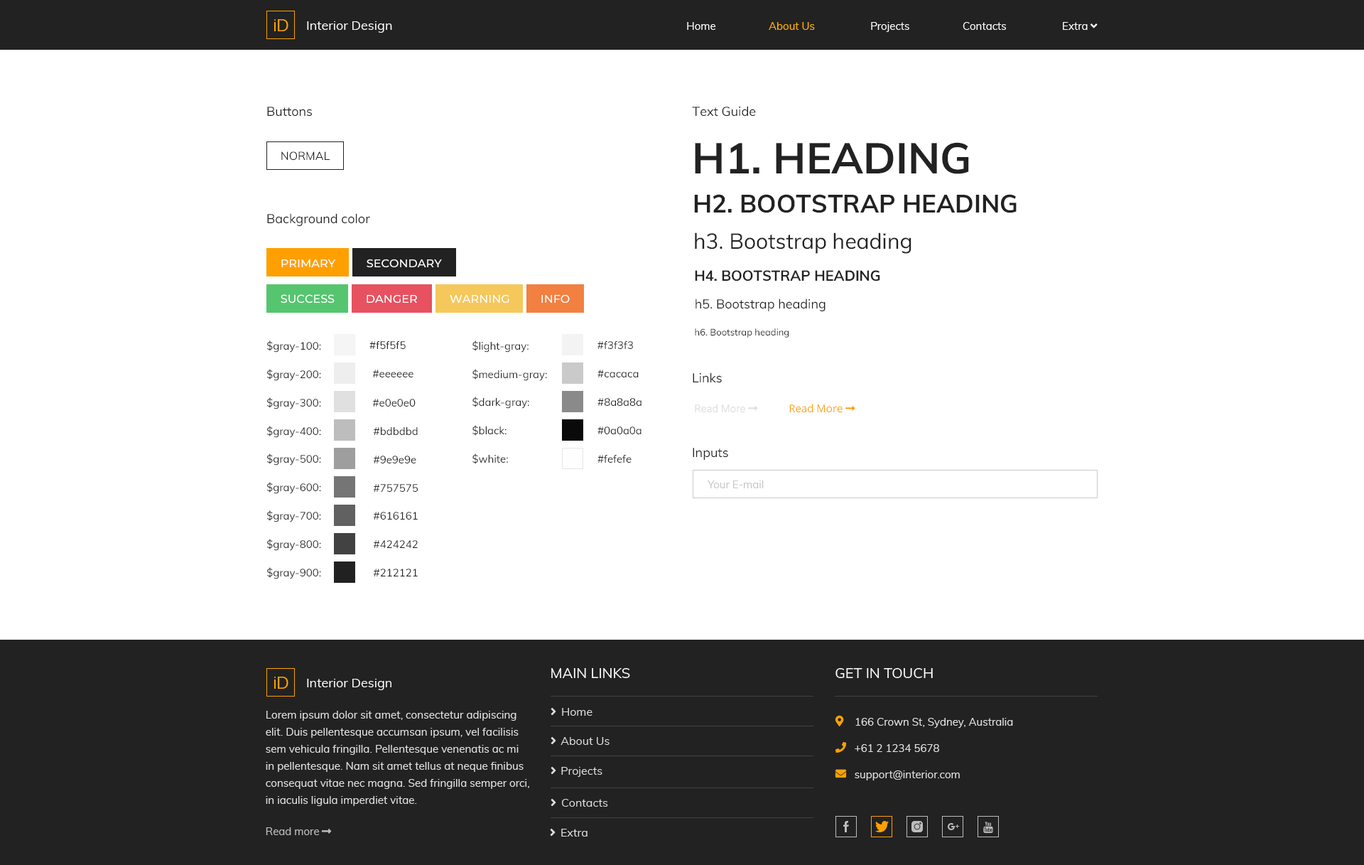
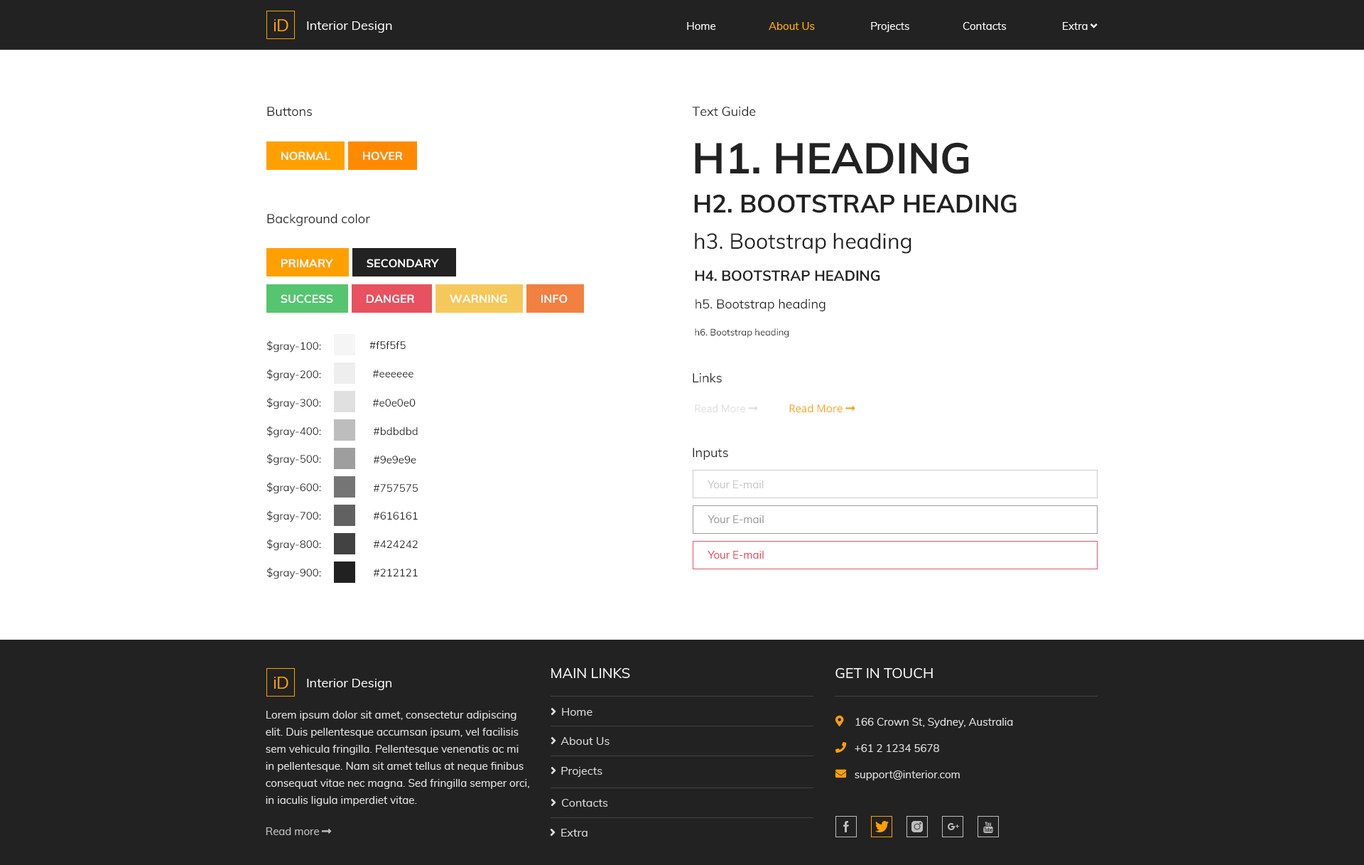
Layers edited between the first and the second 1364x865 image:
added group "normal btn copy" with 2 layers in group "Buttons" over [348, 141, 418, 170]
added layer "Hover" in group "normal btn copy" over [363, 151, 403, 161]
added layer "bg" (1st of 8, in "Buttons" › "normal btn copy") in group "normal btn copy" over [348, 141, 418, 170]
painted on "Normal" over [281, 151, 331, 161]
painted on "bg" (2nd of 8, in "Buttons" › "normal btn") over [266, 141, 345, 170]
painted on "Primary" (2nd of 2, in "Colors" › "main colors" › "Primary") over [281, 258, 337, 268]
painted on "Secondary" (2nd of 2, in "Colors" › "main colors" › "Secondary") over [366, 258, 442, 268]
painted on "Success" (2nd of 2, in "Colors" › "other colors" › "Success") over [280, 294, 335, 304]
painted on "Danger" (2nd of 2, in "Colors" › "other colors" › "Danger") over [366, 294, 418, 304]
painted on "Warning" (2nd of 2, in "Colors" › "other colors" › "Warning") over [449, 294, 510, 304]
painted on "Info" (2nd of 2, in "Colors" › "other colors" › "Info") over [541, 294, 570, 304]
hid group "foundation standart" (16 layers) over [472, 333, 642, 469]
added group "inputs" with 9 layers above "footer" over [692, 505, 1098, 570]
added group "Your E-mail active" with 2 layers in group "inputs" over [692, 505, 1098, 534]
added layer "Your E-mail" (3rd of 4, in "inputs" › "Your E-mail active") in group "Your E-mail active" over [707, 515, 764, 523]
added layer "input" (2nd of 3, in "inputs" › "Your E-mail active") in group "Your E-mail active" over [692, 505, 1098, 534]
added group "Your E-mail error" with 2 layers in group "inputs" over [692, 540, 1098, 570]
added layer "Your E-mail" (4th of 4, in "inputs" › "Your E-mail error") in group "Your E-mail error" over [707, 550, 764, 559]
added layer "input" (3rd of 3, in "inputs" › "Your E-mail error") in group "Your E-mail error" over [692, 540, 1098, 570]
